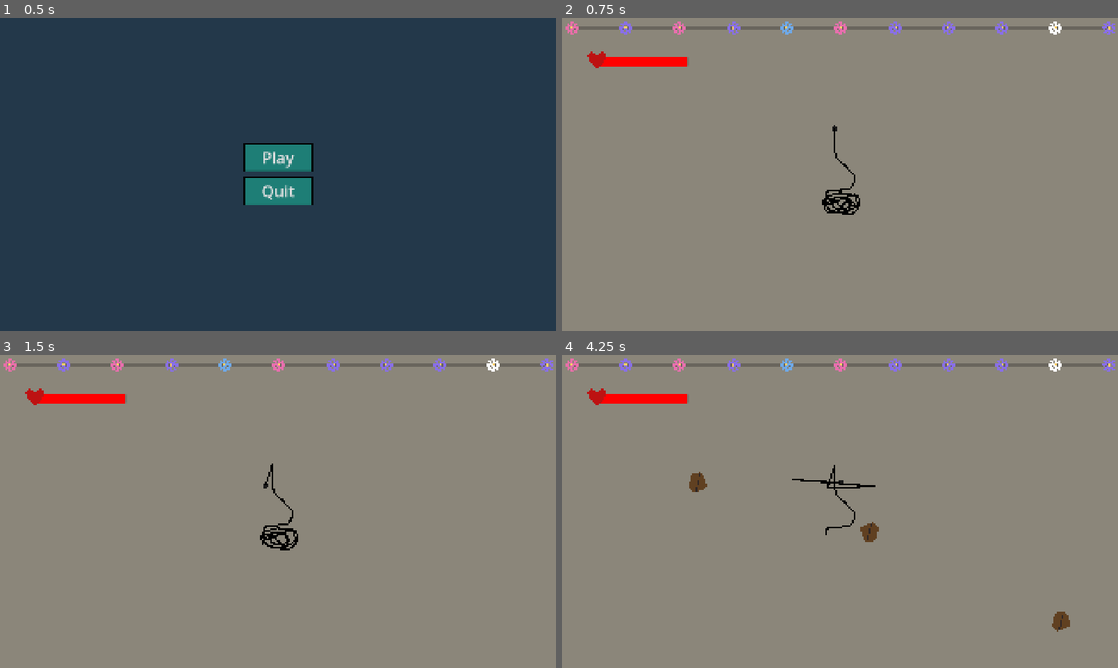
Above: before the commit, frames 1-4 (two rows, left to right).
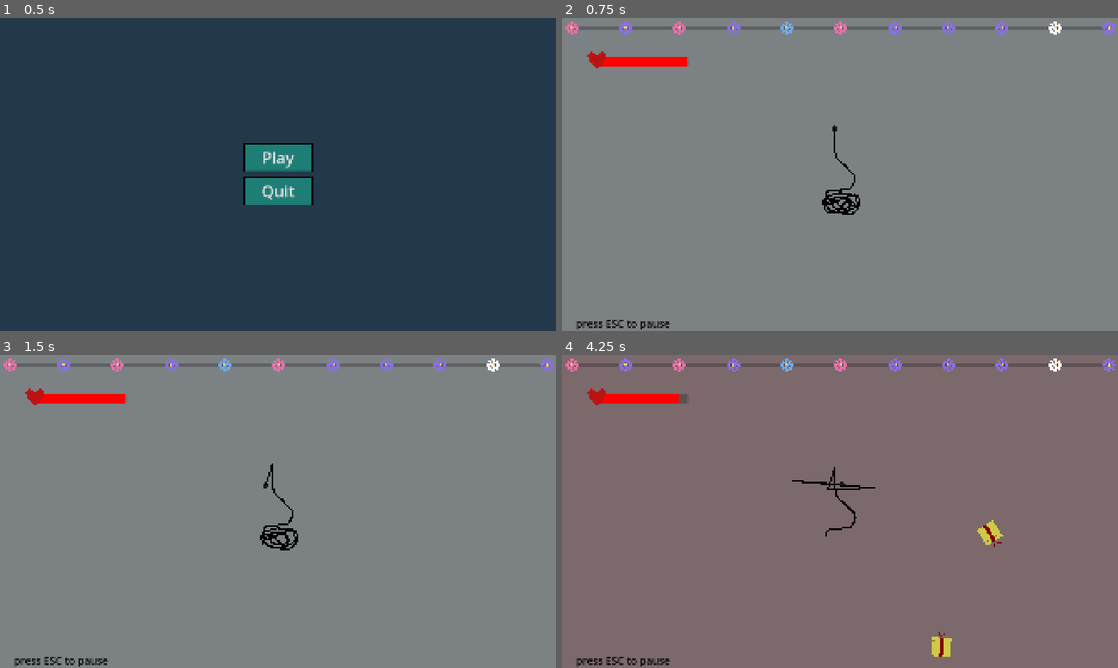
Above: after the commit, the same moments.

Repository: Amar-and-Stuff/infinitemala
Game: Godot game, scene res://UIComponents/mainmenu/main_menu.tscn
Two runs of this game, one before a commit and one after it. Both use one fixed random seed, a clock stepped at 60 frames per second and the inputs below. Sound files missing from this copy of the repository are replaced by a short silence.
Inputs (mouse positions are in pixels of both pictures, inside the frame that each line leads up to):
- Up to frame 1 (0.5 s): no input
- Up to frame 2 (0.75 s): click "Play" at 0.5 s
- Up to frame 3 (1.5 s): tap Enter (ui_accept) at 1.25 s; move the mouse to (272, 517) at 1.27 s; click (272, 517) at 1.42 s
- Up to frame 4 (4.25 s): tap Enter (ui_accept) at 1.52, 2.27, 3.77 s; move the mouse to (878, 514) at 2.02 s; click (878, 514) at 2.17 s; move the mouse to (795, 508) at 2.77 s; click (795, 508) at 2.92 s; move the mouse to (845, 511) at 3.52 s; click (845, 511) at 3.67 s

Frame 1 is identical in both runs. In frame 2, 0.3% of the frame differs, in the area x 2-20%, y 96-100%; in frame 3, 0.3%; in frame 4, 98%, in the area x 0-100%, y 0-100%.

Commit message:
seemingly final commit

Diff:
--- a/UIComponents/pause_panel_container.gd
+++ b/UIComponents/pause_panel_container.gd
@@ -1,7 +1,7 @@
 extends PanelContainer
 
 func _input(event: InputEvent) -> void:
-	if event is InputEventMouseButton:
+	if event is InputEventMouseButton and event.button_index == MOUSE_BUTTON_LEFT:
 		Input.mouse_mode = Input.MOUSE_MODE_CAPTURED
 		visible = false
 		get_tree().paused = false
--- a/UIComponents/retry/retry.gd
+++ b/UIComponents/retry/retry.gd
@@ -12,10 +12,10 @@
 	get_tree().change_scene_to_file(game_scene_file)
 
 
-func initilize(score: int) -> void:
+func initilize(score: int, time_taken: float) -> void:
 	if score == -1:
 		score_lable.text = "You lost"
 		color_rect.color = lost_color
 	else:
-		score_lable.text = "You win"
+		score_lable.text = "You win\ntime: "+str(time_taken)+"s"
 		color_rect.color = win_color
--- a/UIComponents/retry/retry.tscn
+++ b/UIComponents/retry/retry.tscn
@@ -65,5 +65,6 @@
 grow_horizontal = 2
 grow_vertical = 2
 text = "You lost"
+horizontal_alignment = 1
 
 [connection signal="click" from="Panel/VBoxContainer/Retry" to="." method="_on_retry_pressed"]
--- /dev/null
+++ b/gameobjects/chakram.gd
@@ -0,0 +1,11 @@
+extends Area2D
+
+var speed: float = 10
+var direction: Vector2 = Vector2(0,0)
+@onready var sprite: Node2D = $Sprite
+@onready var aura: Node2D = $Aura
+
+func _process(delta: float) -> void:
+	position += direction * speed
+	sprite.rotation += deg_to_rad(9)
+	aura.rotation += deg_to_rad(3)
--- /dev/null
+++ b/gameobjects/chakram.tscn
@@ -0,0 +1,49 @@
+[gd_scene load_steps=5 format=3 uid="uid://bho7cs707b245"]
+
+[ext_resource type="Script" uid="uid://de5u68n34b4wu" path="res://gameobjects/chakram.gd" id="1_hg6uo"]
+
+[sub_resource type="CircleShape2D" id="CircleShape2D_1easb"]
+radius = 27.074
+
+[sub_resource type="Gradient" id="Gradient_hg6uo"]
+colors = PackedColorArray(1, 0.465741, 0.375046, 1, 1, 1, 1, 0)
+
+[sub_resource type="GradientTexture2D" id="GradientTexture2D_ucsvl"]
+gradient = SubResource("Gradient_hg6uo")
+fill_from = Vector2(0.444444, 0.487179)
+fill_to = Vector2(1, 0.465812)
+
+[node name="Chakram" type="Area2D" groups=["obstacle"]]
+collision_layer = 4
+collision_mask = 0
+script = ExtResource("1_hg6uo")
+
+[node name="CollisionShape2D" type="CollisionShape2D" parent="."]
+shape = SubResource("CircleShape2D_1easb")
+
+[node name="Aura" type="Node2D" parent="."]
+scale = Vector2(0.974359, 0.986842)
+
+[node name="Aura2" type="Polygon2D" parent="Aura"]
+rotation = -3.14159
+texture = SubResource("GradientTexture2D_ucsvl")
+polygon = PackedVector2Array(18.4737, -46.6133, 36.9474, -26.3467, 37.9737, 22.2933, 18.4737, 43.5733, 46.1842, 21.28, 47.2105, -28.3733)
+uv = PackedVector2Array(16, -2.86102e-06, 24, 24, 24, 40, 16, 64, 40, 40, 40, 24)
+
+[node name="Aura1" type="Polygon2D" parent="Aura"]
+texture = SubResource("GradientTexture2D_ucsvl")
+polygon = PackedVector2Array(18.4737, -46.6133, 36.9474, -26.3467, 37.9737, 22.2933, 18.4737, 43.5733, 46.1842, 21.28, 47.2105, -28.3733)
+uv = PackedVector2Array(16, -2.86102e-06, 24, 24, 24, 40, 16, 64, 40, 40, 40, 24)
+
+[node name="Sprite" type="Node2D" parent="."]
+
+[node name="Petals" type="Polygon2D" parent="Sprite"]
+scale = Vector2(0.99033, -0.995123)
+color = Color(0.255608, 0.0925029, 0.0925029, 1)
+polygon = PackedVector2Array(0, 32.1568, -8.07812, 8.03921, -32.3125, 0, -8.07812, -8.03921, 0, -32.1568, 8.07812, -8.03921, 32.3125, 0, 8.07812, 8.03921)
+
+[node name="ExtraPetals" type="Polygon2D" parent="Sprite"]
+rotation = 0.785398
+scale = Vector2(0.99033, -0.995123)
+color = Color(0.255608, 0.0925029, 0.0925029, 1)
+polygon = PackedVector2Array(0, 32.1568, -8.07812, 8.03921, -32.3125, 0, -8.07812, -8.03921, 0, -32.1568, 8.07812, -8.03921, 32.3125, 0, 8.07812, 8.03921)
--- a/gameobjects/flower.gd
+++ b/gameobjects/flower.gd
@@ -14,7 +14,7 @@
 
 
 func _on_area_entered(area: Area2D) -> void:
-	if area.is_in_group('seed'):
+	if area.is_in_group('seed') or area.is_in_group('obstacle'):
 		area.queue_free()
 		seed_hit_flower.emit()
 	audio_stream_player.play()
--- a/gameobjects/flower_sprite.gd
+++ b/gameobjects/flower_sprite.gd
@@ -3,19 +3,10 @@
 
 const COLOR_VARIATIONS: Array[Color] = [Color('e86fae'), Color('6fa9e8'), Color('896fe8'), Color('e86fa9'), Color('fefefe')]
 @onready var petals: Polygon2D = $Petals
-@onready var petals_2: Polygon2D = $Petals2
-@onready var extra_petals_2: Polygon2D = $ExtraPetals2
 @onready var extra_petals: Polygon2D = $ExtraPetals
 @export var color: Color
 
 func _ready() -> void:
 	color = COLOR_VARIATIONS.pick_random()
-	#petals.color = color
-	#extra_petals.color = color
-	petals_2.color = color
-	extra_petals_2.color = color
-
-
-# Called every frame. 'delta' is the elapsed time since the previous frame.
-func _process(delta: float) -> void:
-	pass
+	petals.color = color
+	extra_petals.color = color
--- a/gameobjects/flower_sprite.tscn
+++ b/gameobjects/flower_sprite.tscn
@@ -6,24 +6,11 @@
 script = ExtResource("1_ny8a4")
 
 [node name="Petals" type="Polygon2D" parent="."]
-visible = false
-scale = Vector2(0.99033, -0.995123)
-color = Color(0.995572, 0.995572, 0.995572, 1)
-polygon = PackedVector2Array(0, 32.1568, -8.07812, 8.03921, -32.3125, 0, -8.07812, -8.03921, 0, -32.1568, 8.07812, -8.03921, 32.3125, 0, 8.07812, 8.03921)
-
-[node name="ExtraPetals" type="Polygon2D" parent="."]
-visible = false
-rotation = 0.785398
-scale = Vector2(0.99033, -0.995123)
-color = Color(0.995572, 0.995572, 0.995572, 1)
-polygon = PackedVector2Array(0, 32.1568, -8.07812, 8.03921, -32.3125, 0, -8.07812, -8.03921, 0, -32.1568, 8.07812, -8.03921, 32.3125, 0, 8.07812, 8.03921)
-
-[node name="Petals2" type="Polygon2D" parent="."]
 scale = Vector2(0.99033, -0.995123)
 color = Color(0.995572, 0.995572, 0.995572, 1)
 polygon = PackedVector2Array(0, 32.1568, -8.07812, 28.1372, -2.01953, 8.03921, -8.07812, 2.0098, -28.2734, 8.03921, -32 …(257 unchanged characters)…
 
-[node name="ExtraPetals2" type="Polygon2D" parent="."]
+[node name="ExtraPetals" type="Polygon2D" parent="."]
 rotation = 0.785398
 scale = Vector2(0.99033, -0.995123)
 color = Color(0.995572, 0.995572, 0.995572, 1)
--- a/gameobjects/seed.gd
+++ b/gameobjects/seed.gd
@@ -2,7 +2,12 @@
 
 var speed: float = 10
 var direction: Vector2 = Vector2(0,0)
+var rot: float
+
+
+func _ready() -> void:
+	rot = randf_range(-1.5,1.5)
 
 func _process(delta: float) -> void:
 	position += direction * speed
-	rotation += deg_to_rad(3)
+	rotation += deg_to_rad(rot)
--- a/gameobjects/seed.tscn
+++ b/gameobjects/seed.tscn
@@ -2,23 +2,28 @@
 
 [ext_resource type="Script" uid="uid://60r0vg417y8s" path="res://gameobjects/seed.gd" id="1_t0qss"]
 
-[sub_resource type="CircleShape2D" id="CircleShape2D_lgb04"]
-radius = 19.57
+[sub_resource type="RectangleShape2D" id="RectangleShape2D_w4mc8"]
+size = Vector2(30.989, 32.2868)
 
 [node name="Seed" type="Area2D" groups=["seed"]]
 collision_layer = 4
 collision_mask = 0
 script = ExtResource("1_t0qss")
 
+[node name="CollisionShape2D" type="CollisionShape2D" parent="."]
+scale = Vector2(2.12979, 2.04418)
+shape = SubResource("RectangleShape2D_w4mc8")
+
 [node name="Polygon2D" type="Polygon2D" parent="."]
 scale = Vector2(2.12979, 2.04418)
-color = Color(0.377804, 0.251918, 0.131755, 1)
-polygon = PackedVector2Array(3, -17, -12, -8, -17, 0, -11, 13, 10, 14, 17, 2, 10, -10)
+color = Color(0.819067, 0.788385, 0.280255, 1)
+polygon = PackedVector2Array(15.964, -15.6542, -15.964, -15.6542, -15.964, -9.78387, -15.025, -9.78387, -15.025, 15.6542, 15.025, 15.6542, 15.025, -9.78387, 15.964, -9.78387)
+
+[node name="Polygon2D3" type="Polygon2D" parent="."]
+scale = Vector2(2.12979, 2.04418)
+color = Color(0.53, 0.51251, 0.1802, 1)
+polygon = PackedVector2Array(15.025, -9.78387, -15.025, -9.78387, -15.025, -8.80549, 15.025, -8.80549)
 
 [node name="Polygon2D2" type="Polygon2D" parent="."]
-color = Color(0.187722, 0.154354, 0.154354, 1)
-polygon = PackedVector2Array(-35, -2, 0, -3, 32, -2, 36, 3, -36, 0)
-
-[node name="CollisionShape2D" type="CollisionShape2D" parent="."]
-scale = Vector2(2.12979, 2.04418)
-shape = SubResource("CircleShape2D_lgb04")
+color = Color(0.513577, 0, 0, 1)
+polygon = PackedVector2Array(-6, -32, 0, -32, -18, -48, -10, -50, 0, -32, 8, -50, 16, -48, 0, -32, 6, -32, 6, 32, -6, 32)
--- a/player/player.gd
+++ b/player/player.gd
@@ -16,7 +16,12 @@
 		position += event.relative
 
 
-func take_damage() -> void:
-	health -= 10
+func take_damage(damage: float) -> void:
+	health -= damage
 	if health <= 0:
 		dead.emit()
+
+
+func heal(hp: float) -> void:
+	health += hp
+	health = clamp(health, 0, 100)
--- a/player/player.tscn
+++ b/player/player.tscn
@@ -5,14 +5,8 @@
 [sub_resource type="CircleShape2D" id="CircleShape2D_1vnoc"]
 
 [node name="Player" type="Area2D" groups=["player"]]
-collision_mask = 4
+collision_mask = 12
 script = ExtResource("1_i48jb")
-
-[node name="Line2D" type="Line2D" parent="."]
-visible = false
-points = PackedVector2Array(0, 0, 0, 32, 0, 60, 0, 90, 0, 120, 0, 150)
-width = 3.0
-default_color = Color(0.105882, 0.105882, 0.105882, 1)
 
 [node name="Polygon2D" type="Polygon2D" parent="."]
 color = Color(0.105882, 0.105882, 0.105882, 1)
--- a/player/player_manager.gd
+++ b/player/player_manager.gd
@@ -2,11 +2,14 @@
 
 signal won
 signal dead
-signal seed_impact
+signal damage_impact
+signal heal_taken
 
 @onready var player: Area2D = $Player
 @onready var thread: Path2D = $Thread
 @onready var seed_sfx_player: AudioStreamPlayer = $SeedSFXPlayer
+@onready var chakram_sfx_player: AudioStreamPlayer = $ChakramSFXPlayer
+@onready var health_sfx_player: AudioStreamPlayer = $HealthSFXPlayer
 @onready var health_bar: ProgressBar = $CanvasLayer/UI/HealthBar
 @onready var progress_bar: ProgressBar = $CanvasLayer/UI/ProgressBar
 @onready var health_bar_x: float = health_bar.position.x
@@ -24,16 +27,13 @@
 
 func _process(delta: float) -> void:
 	progress_bar.value = len(thread.follower_nodes) * 5
+	health_bar.value = player.health
 	if health_bar.value < 30:
 		shake_health_bar()
 
 
 func _on_player_dead() -> void:
 	dead.emit()
-
-
-func _on_player_won() -> void:
-	won.emit()
 
 
 func shake_health_bar() -> void:
@@ -44,8 +44,7 @@
 
 func add_flower() -> void:
 	thread.add_flower()
-	if len(thread.follower_nodes) == 20:
-		won.emit()
+
 
 
 func _on_player_area_entered(area: Area2D) -> void:
@@ -54,12 +53,21 @@
 		seed_sfx_player.play()
 		area.queue_free()
 		add_flower()
+	if area.is_in_group('obstacle'):
+		chakram_sfx_player.play()
+		area.queue_free()
+		player.take_damage(10)
+		damage_impact.emit()
+	if area.is_in_group('health'):
+		heal_taken.emit()
+		health_sfx_player.play()
+		area.queue_free()
+		player.heal(7)
 
 
 func _on_thread_flower_damaged() -> void:
-	player.take_damage()
-	seed_impact.emit()
-	health_bar.value = player.health
+	player.take_damage(10)
+	damage_impact.emit()
 
 
 func _on_thread_flower_count_reached() -> void:
--- a/player/player_manager.tscn
+++ b/player/player_manager.tscn
@@ -1,10 +1,12 @@
-[gd_scene load_steps=6 format=3 uid="uid://c8g3yu3sot3l4"]
+[gd_scene load_steps=8 format=3 uid="uid://c8g3yu3sot3l4"]
 
 [ext_resource type="PackedScene" uid="uid://e6wf7ccxvdjm" path="res://player/player.tscn" id="1_dfen1"]
 [ext_resource type="Script" uid="uid://3fl6a4sprrbi" path="res://player/player_manager.gd" id="1_mjc7x"]
 [ext_resource type="PackedScene" uid="uid://bof3fsgimcmlt" path="res://player/thread.tscn" id="2_yi6fv"]
 [ext_resource type="AudioStream" uid="uid://bo2kuycrkv7l0" path="res://music/impactWood_light_002.mp3" id="4_c0tlt"]
 [ext_resource type="PackedScene" uid="uid://b8q4i7rm3qc10" path="res://gameobjects/flower_sprite.tscn" id="5_c0tlt"]
+[ext_resource type="AudioStream" uid="uid://eb1bxlx4ylku" path="res://music/impactPlate_light_003.mp3" id="5_f0uoe"]
+[ext_resource type="AudioStream" uid="uid://cnvvocwi0s2aj" path="res://music/Cure1.wav" id="7_nb1fj"]
 
 [node name="playerManager" type="Node2D"]
 script = ExtResource("1_mjc7x")
@@ -16,6 +18,10 @@
 
 [node name="SeedSFXPlayer" type="AudioStreamPlayer" parent="."]
 stream = ExtResource("4_c0tlt")
+
+[node name="ChakramSFXPlayer" type="AudioStreamPlayer" parent="."]
+stream = ExtResource("5_f0uoe")
+volume_db = -4.209
 
 [node name="CanvasLayer" type="CanvasLayer" parent="."]
 
@@ -250,6 +256,10 @@
 position = Vector2(1855, 6)
 scale = Vector2(0.75, 0.75)
 
+[node name="HealthSFXPlayer" type="AudioStreamPlayer" parent="."]
+stream = ExtResource("7_nb1fj")
+volume_db = -7.553
+
 [connection signal="area_entered" from="Player" to="." method="_on_player_area_entered"]
 [connection signal="dead" from="Player" to="." method="_on_player_dead"]
 [connection signal="flower_count_reached" from="Thread" to="." method="_on_thread_flower_count_reached"]
--- a/project.godot
+++ b/project.godot
@@ -32,6 +32,8 @@
 flower=""
 seed=""
 player=""
+obstacle=""
+health=""
 
 [gui]
 
@@ -50,6 +52,7 @@
 2d_physics/layer_1="player"
 2d_physics/layer_2="flower"
 2d_physics/layer_3="seed"
+2d_physics/layer_4="health"
 
 [rendering]
 
--- /dev/null
+++ b/world/health.gd
@@ -0,0 +1,9 @@
+extends Area2D
+
+var speed: float = 10
+var direction: Vector2 = Vector2(0,0)
+@onready var aura: Node2D = $Aura
+
+func _process(delta: float) -> void:
+	position += direction * speed
+	aura.rotation += deg_to_rad(3)
--- /dev/null
+++ b/world/health.tscn
@@ -0,0 +1,43 @@
+[gd_scene load_steps=5 format=3 uid="uid://b6qy1hg6onbtk"]
+
+[ext_resource type="Script" uid="uid://bgbjhojt608t2" path="res://world/health.gd" id="1_dc5k7"]
+
+[sub_resource type="Gradient" id="Gradient_hg6uo"]
+colors = PackedColorArray(0.38, 1, 0.679667, 1, 1, 1, 1, 0)
+
+[sub_resource type="GradientTexture2D" id="GradientTexture2D_a8k47"]
+gradient = SubResource("Gradient_hg6uo")
+fill_from = Vector2(0.444444, 0.487179)
+fill_to = Vector2(1, 0.465812)
+
+[sub_resource type="CircleShape2D" id="CircleShape2D_dc5k7"]
+radius = 45.607
+
+[node name="Health" type="Area2D" groups=["health"]]
+collision_layer = 8
+collision_mask = 0
+script = ExtResource("1_dc5k7")
+
+[node name="Aura" type="Node2D" parent="."]
+scale = Vector2(0.974359, 0.986842)
+
+[node name="Aura2" type="Polygon2D" parent="Aura"]
+rotation = -3.14159
+texture = SubResource("GradientTexture2D_a8k47")
+polygon = PackedVector2Array(18.4737, -46.6133, 36.9474, -26.3467, 37.9737, 22.2933, 18.4737, 43.5733, 46.1842, 21.28, 47.2105, -28.3733)
+uv = PackedVector2Array(16, -2.86102e-06, 24, 24, 24, 40, 16, 64, 40, 40, 40, 24)
+
+[node name="Aura1" type="Polygon2D" parent="Aura"]
+texture = SubResource("GradientTexture2D_a8k47")
+polygon = PackedVector2Array(18.4737, -46.6133, 36.9474, -26.3467, 37.9737, 22.2933, 18.4737, 43.5733, 46.1842, 21.28, 47.2105, -28.3733)
+uv = PackedVector2Array(16, -2.86102e-06, 24, 24, 24, 40, 16, 64, 40, 40, 40, 24)
+
+[node name="Sprite" type="Node2D" parent="."]
+
+[node name="Petals" type="Polygon2D" parent="Sprite"]
+scale = Vector2(0.99033, -0.995123)
+color = Color(0.167464, 0.690082, 0, 1)
+polygon = PackedVector2Array(8.07812, 32.1568, -8.07812, 32.1568, -8.07812, 8.03921, -32.3125, 8.03921, -32.3125, -8.03921, -8.07812, -8.03921, -8.07812, -32.1568, 8.07812, -32.1568, 8.07812, -8.03921, 32.3125, -8.03921, 32.3125, 8.03921, 8.07812, 8.03921)
+
+[node name="CollisionShape2D" type="CollisionShape2D" parent="."]
+shape = SubResource("CircleShape2D_dc5k7")
--- a/world/level.gd
+++ b/world/level.gd
@@ -4,8 +4,11 @@
 @onready var audio_stream_player: AudioStreamPlayer = $AudioStreamPlayer
 @onready var player_manager: Node2D = $playerManager
 @onready var camera_2d: Camera2D = $Camera2D
-@onready var instance_point: PathFollow2D = $SpawnPath2D/InstancePoint
+@onready var seed_instance_point: PathFollow2D = $SpawnPath2D/SeedInstancePoint
+@onready var chakram_instance_point: PathFollow2D = $SpawnPath2D/ChakramInstancePoint
 const SEED = preload("res://gameobjects/seed.tscn")
+const CHAKRAM = preload("res://gameobjects/chakram.tscn")
+const HEALTH = preload("res://world/health.tscn")
 const GAME_OVER_MUSIC = preload("res://music/game_over.mp3")
 const GAME_WIN_MUSIC = preload("res://music/funky-victory-loop-noguitar.mp3")
 @onready var seeds: Node2D = $Seeds
@@ -13,7 +16,7 @@
 @onready var pause_panel_container: PanelContainer = $HUD/PausePanelContainer
 var game_completed: bool = false
 @onready var background_polygon: Polygon2D = $BackgroundPolygon
-
+var time_count: float = 0
 
 func _input(event: InputEvent) -> void:
 	if event.is_action_pressed("esc") and !game_completed:
@@ -26,16 +29,20 @@
 
 
 func _on_timer_timeout() -> void:
-	var obstacle_seed: Area2D = SEED.instantiate()
-	seeds.add_child(obstacle_seed)
-	instance_point.progress_ratio = randf()
-	obstacle_seed.position = instance_point.position
-	obstacle_seed.direction = (Vector2(1920/2 + randf_range(-400, 400), 1080/2 + randf_range(-250,250)) - obstacle_seed.position).normalized()
+	spawn_object(SEED.instantiate())
+
+
+
+func spawn_object(obj: Node2D) -> void:
+	seeds.add_child(obj)
+	seed_instance_point.progress_ratio = randf()
+	obj.position = seed_instance_point.position
+	obj.direction = (Vector2(1920/2 + randf_range(-400, 400), 1080/2 + randf_range(-250,250)) - obj.position).normalized()
 
 
 func _on_player_manager_dead() -> void:
 	Input.mouse_mode = Input.MOUSE_MODE_VISIBLE
-	retry.initilize(-1)
+	retry.initilize(-1, time_count)
 	retry.visible = true
 	clear_level()
 	audio_stream_player.stream = GAME_OVER_MUSIC
@@ -44,7 +51,7 @@
 
 func _on_player_manager_won() -> void:
 	Input.mouse_mode = Input.MOUSE_MODE_VISIBLE
-	retry.initilize(1)
+	retry.initilize(1, time_count)
 	retry.visible = true
 	clear_level()
 	audio_stream_player.stream = GAME_WIN_MUSIC
@@ -54,6 +61,9 @@
 func clear_level() -> void:
 	game_completed = true
 	$Timer.queue_free()
+	$ObstacleTimer.queue_free()
+	$HealthTimer.queue_free()
+	$HUD/Label.queue_free()
 	seeds.queue_free()
 	player_manager.queue_free()
 
@@ -63,7 +73,24 @@
 	get_tree().paused = true
 
 
-func _on_player_manager_seed_impact() -> void:
+func _on_player_manager_damage_impact() -> void:
 	camera_2d.add_trauma(0.5)
 	background_polygon.self_modulate = Color("ffbebe")
 	get_tree().create_tween().tween_property(background_polygon, "self_modulate", Color.WHITE, 0.5)
+
+
+func _on_obstacle_timer_timeout() -> void:
+	spawn_object(CHAKRAM.instantiate())
+
+
+func _on_health_timer_timeout() -> void:
+	spawn_object(HEALTH.instantiate())
+
+
+func _on_player_manager_heal_taken() -> void:
+	background_polygon.self_modulate = Color("bdffd1")
+	get_tree().create_tween().tween_property(background_polygon, "self_modulate", Color.WHITE, 0.5)
+
+
+func _on_time_counter_timeout() -> void:
+	time_count += 1
--- a/world/level.tscn
+++ b/world/level.tscn
@@ -17,8 +17,7 @@
 script = ExtResource("1_tap5u")
 
 [node name="BackgroundPolygon" type="Polygon2D" parent="."]
-modulate = Color(0.961629, 0.961629, 0.961629, 1)
-color = Color(0.57, 0.5472, 0.5016, 1)
+color = Color(0.48947, 0.506459, 0.520366, 1)
 polygon = PackedVector2Array(-28, -39, -41, 1161, 2037, 1154, 2009, -51)
 
 [node name="playerManager" parent="." instance=ExtResource("4_3vqyw")]
@@ -29,11 +28,24 @@
 [node name="SpawnPath2D" type="Path2D" parent="."]
 curve = SubResource("Curve2D_tap5u")
 
-[node name="InstancePoint" type="PathFollow2D" parent="SpawnPath2D"]
+[node name="SeedInstancePoint" type="PathFollow2D" parent="SpawnPath2D"]
+position = Vector2(2006, 1116)
+rotation = -1.58251
+
+[node name="ChakramInstancePoint" type="PathFollow2D" parent="SpawnPath2D"]
 position = Vector2(2006, 1116)
 rotation = -1.58251
 
 [node name="Timer" type="Timer" parent="."]
+wait_time = 1.5
+autostart = true
+
+[node name="ObstacleTimer" type="Timer" parent="."]
+wait_time = 2.0
+autostart = true
+
+[node name="HealthTimer" type="Timer" parent="."]
+wait_time = 10.0
 autostart = true
 
 [node name="HUD" type="CanvasLayer" parent="."]
@@ -55,9 +67,22 @@
 [node name="Label" type="Label" parent="HUD/PausePanelContainer"]
 process_mode = 2
 layout_mode = 2
-text = "Click to continue"
+text = "Left click to continue"
 horizontal_alignment = 1
 vertical_alignment = 1
+
+[node name="Label" type="Label" parent="HUD"]
+anchors_preset = 12
+anchor_top = 1.0
+anchor_right = 1.0
+anchor_bottom = 1.0
+offset_top = -99.0
+grow_horizontal = 2
+grow_vertical = 0
+theme_override_colors/font_color = Color(0, 0, 0, 1)
+theme_override_font_sizes/font_size = 36
+text = "     press ESC to pause"
+vertical_alignment = 2
 
 [node name="AudioStreamPlayer" type="AudioStreamPlayer" parent="."]
 stream = ExtResource("5_oh72w")
@@ -68,7 +93,14 @@
 position = Vector2(960, 540)
 script = ExtResource("9_iu21s")
 
+[node name="TimeCounter" type="Timer" parent="."]
+autostart = true
+
+[connection signal="damage_impact" from="playerManager" to="." method="_on_player_manager_damage_impact"]
 [connection signal="dead" from="playerManager" to="." method="_on_player_manager_dead"]
-[connection signal="seed_impact" from="playerManager" to="." method="_on_player_manager_seed_impact"]
+[connection signal="heal_taken" from="playerManager" to="." method="_on_player_manager_heal_taken"]
 [connection signal="won" from="playerManager" to="." method="_on_player_manager_won"]
 [connection signal="timeout" from="Timer" to="." method="_on_timer_timeout"]
+[connection signal="timeout" from="ObstacleTimer" to="." method="_on_obstacle_timer_timeout"]
+[connection signal="timeout" from="HealthTimer" to="." method="_on_health_timer_timeout"]
+[connection signal="timeout" from="TimeCounter" to="." method="_on_time_counter_timeout"]
Not shown, added: gameobjects/chakram.gd.uid
Not shown, added: music/Cure1.wav.import
Not shown, added: music/impactPlate_light_003.mp3.import
Not shown, added: world/health.gd.uid
Not shown, added: music/Cure1.wav
Not shown, added: music/impactPlate_light_003.mp3
